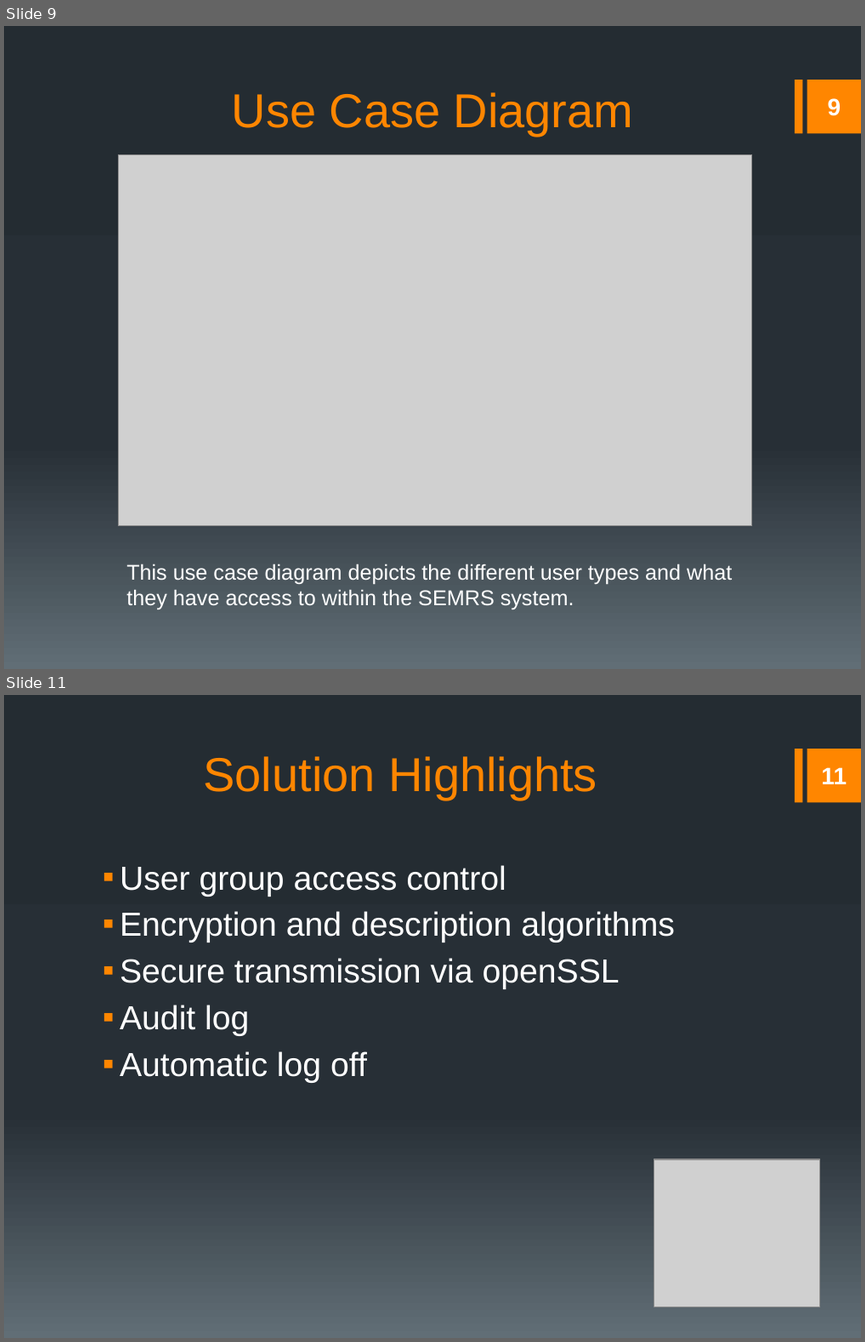
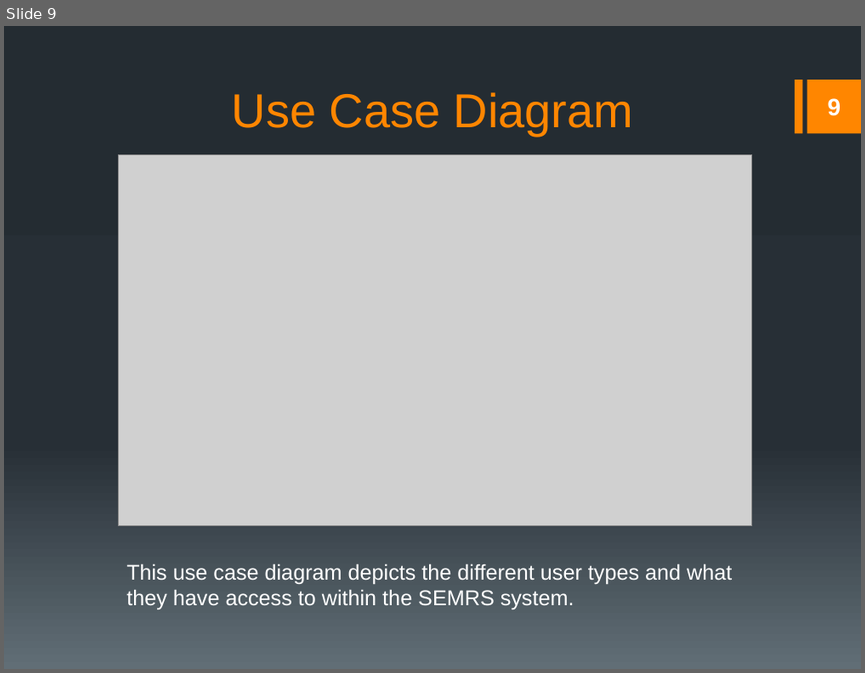
Before and after one commit to rmkane/semrs, a slide deck: Documentation/Final_Presentation.pptx. Shown one above the other, each under a label of ours: slides 9 and 11 before the commit, slide 9 after it; the slides between them are not shown. The pictures are 865x1342 and 865x673 pixels, drawn with LibreOffice and Linux fonts; fonts in the diff are those of the drawing; grey boxes stand for pictures. Boxes give left, top, right and bottom in pixels: in the first picture for what was removed or moved away, otherwise in the second. Text is boxed around its words. In the diff, an @@ line names an element or a change of style, - is before the commit and + after.

```diff
--- a/Documentation/Final_Presentation.pptx
+++ b/Documentation/Final_Presentation.pptx
@@ slide 11 removed at bbox=[4, 695, 861, 1338], background gradient #242C33 to #273037 to #636D76; not listed: 2 template elements that a slide beside it also shows @@
@@ title removed at bbox=[203, 756, 597, 800] @@
-Solution Highlights
@@ page number removed at bbox=[821, 767, 846, 784] @@
-11
@@ text removed at bbox=[120, 865, 675, 1083] @@
-▪ User group access control
-▪ Encryption and description algorithms
-▪ Secure transmission via openSSL
-▪ Audit log
-▪ Automatic log off
@@ picture removed at bbox=[653, 1159, 820, 1307] @@
```
Also in this commit, not shown: 9 slides changed, 1 other slide removed, 4 other files.
